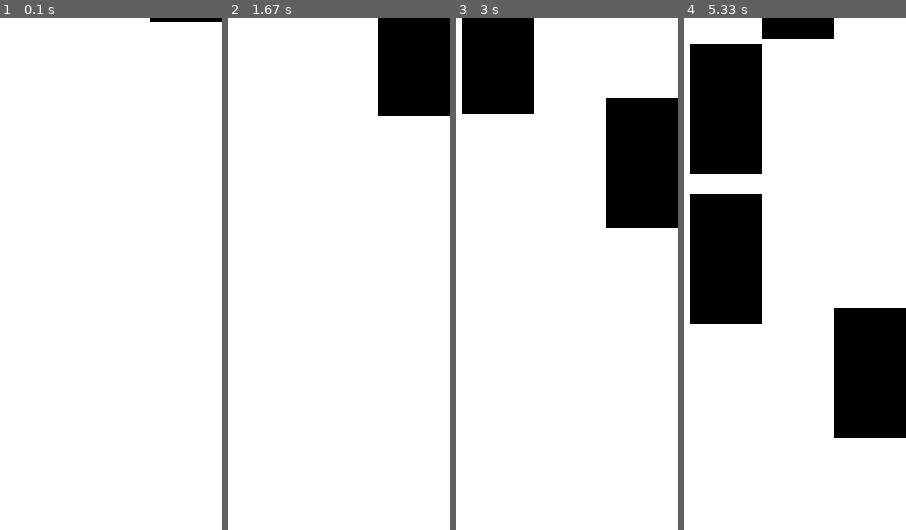
Above: before the commit, frames 1-4 (left to right).
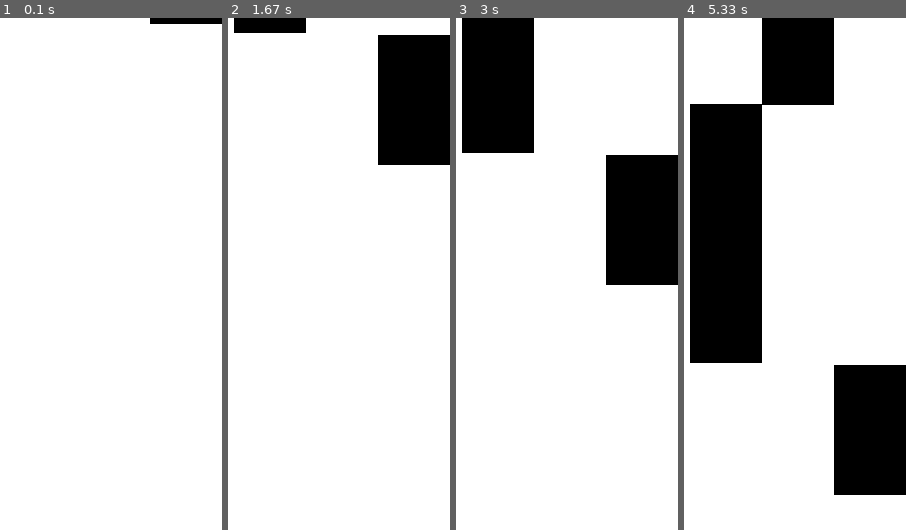
Above: after the commit, the same moments.

Repository: Pkpratik/pygame-class
Game: pygame game, started from buttons/piano_tiles/piano.py
Two runs of this game, one before a commit and one after it. Both use one fixed random seed, a clock stepped at 60 frames per second and the inputs below.
Inputs:
- Up to frame 1 (0.1 s): no input
- Up to frame 2 (1.67 s): no input
- Up to frame 3 (3 s): no input
- Up to frame 4 (5.33 s): no input

The runs differ from the first frame. In frame 1, 0.1% of the frame differs, in the area x 67-100%, y 0-2%; in frame 2, 5.1%; in frame 3, 9.7%; in frame 4, 19%, in the area x 2-100%, y 4-94%.

Commit message:
fixed speed of tiles

Diff:
--- a/buttons/piano_tiles/piano.py
+++ b/buttons/piano_tiles/piano.py
@@ -35,7 +35,8 @@
         num_tile+=1
         tile_group.draw(screen)
         score+=1
-        speed+=0.3
+    if scrolling%200==0:
+        speed+=1
 
     scrolling+=speed
 
